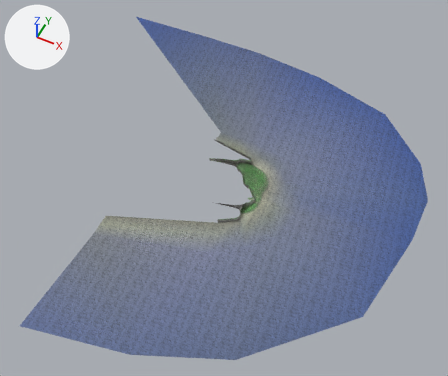
The glTF model Assets/Models/Scenes/lakeside_coast.glb: old version first, new version second.
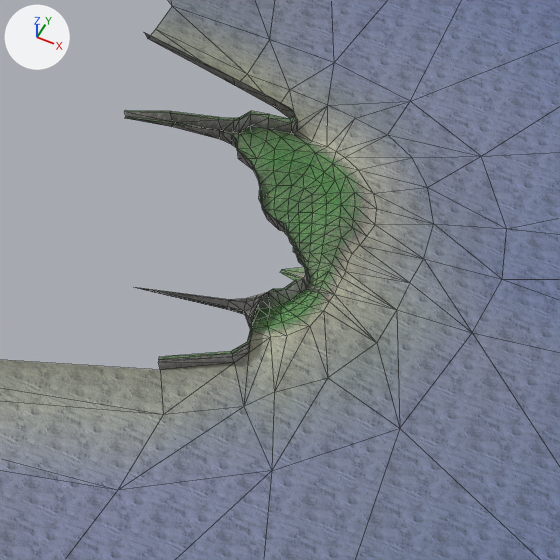
Each version is shown whole from a 50 mm camera at (464.0, -1071.0, 1398.0) aimed at (-103.0, 63.0, -20.0), then close up on the part from 40% to 71% of the width and 35% to 72% of the height. Lighting does not change. The marker at upper left points along +X, +Y and +Z. The older version's two pictures come first. The close-ups show mesh edges as thin lines. Vertices at exactly the same position are counted once.

The first close-up shows 'Shore'.
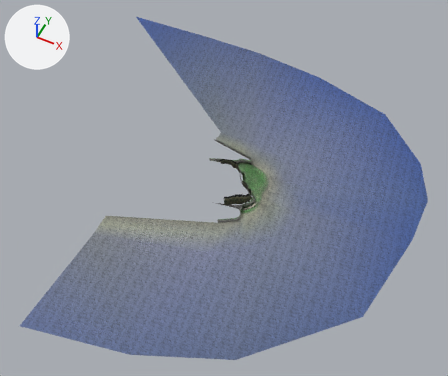
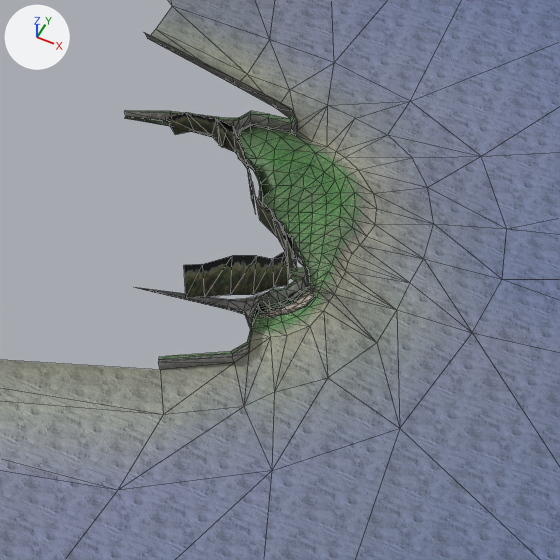
Diff of the bpy script that builds the scene:
```diff
--- a/Assets/Models/Scenes/lakeside_coast.glb.py
+++ b/Assets/Models/Scenes/lakeside_coast.glb.py
@@ img_path_a @@
+img_path_a = load_image('path_A', '_unpacked/path_A', 128, 128, 'sRGB')
@@ img_distant_a @@
+img_distant_a = load_image('distant_A', '_unpacked/distant_A', 256, 256, 'sRGB')
@@ img_grass_border_a @@
+img_grass_border_a = load_image('grass_border_A', '_unpacked/grass_border_A', 128, 128, 'sRGB')
@@ mat_path @@
+mat_path = bpy.data.materials.new('Path')
+# uses the picture img_path_a
@@ mat_distanttrees @@
+mat_distanttrees = bpy.data.materials.new('DistantTrees')
+# uses the picture img_distant_a
@@ mat_grassborder @@
+mat_grassborder = bpy.data.materials.new('GrassBorder')
+# uses the picture img_grass_border_a
@@ me_shore @@
 # used by ob_shore; location = (0.0, 0.0, 0.0)
-me_shore.from_pydata(...)  # 301 vertices, 530 faces; spans x -827.0..467.0, y -595.0..734.0, z -15.0..24.0
+me_shore.from_pydata(...)  # 412 vertices, 662 faces; spans x -827.0..467.0, y -595.0..734.0, z -15.0..46.0
+# me_shore part 1: a new loose piece of 21 vertices spanning x -10.0..20.0, y -3.0..35.0, z 0.0..1.0, in mat_path
+# me_shore part 2
+# 90 vertices are added at x -180.0..11.0, y -20.0..171.0, z -2.0..46.0
+# 66 new faces join them, mat_grassborder
+# 42 new faces join them, mat_distanttrees
+# me_shore part 3: 255 kept faces spanning x -215.0..77.0, y -79.0..234.0, z -7.0..23.0 get new vertex colours
 me_shore.materials.append(mat_grass)
@@ me_shore @@
 me_shore.materials.append(mat_coast)
+me_shore.materials.append(mat_path)
+me_shore.materials.append(mat_grassborder)
+me_shore.materials.append(mat_distanttrees)
```

What differs and where, as boxes [x1, y1, x2, y2] in the close-ups (560 x 560 px):
part 1 of me_shore, added
    after: [259, 290, 315, 318]
part 2 of me_shore, added
    after: [135, 113, 310, 309]
part 3 of me_shore, recoloured
    both: [125, 31, 403, 367]
